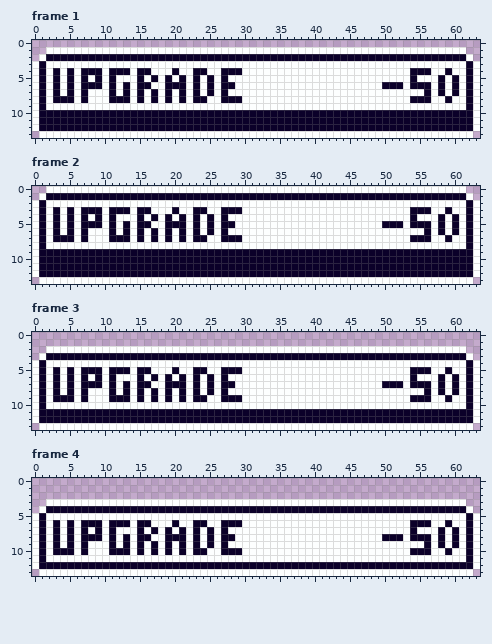
A pixel-art file gets an edit: assets/ui/buttons/upgrade_barracks/button-upgrade-medium.aseprite. The picture above was drawn from the file before the commit.
64x14 pixels, 5 frames. Shown: frame 1, frame 2, frame 3, frame 4. The commit also changed other frames, which this record leaves out.
The same view after the edit:
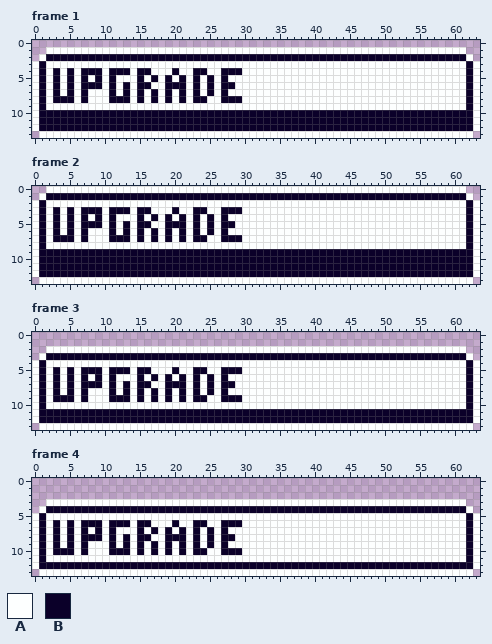
Palette (. is transparent): A #fdffff  B #0b0029
The exact change:
Frame 1, layer "Layer 2":
y 4: x 54..56 BBB -> AAA; x 59 B -> A
y 5: x 54 B -> A; x 58 B -> A; x 60 B -> A
y 6: x 50..52 BBB -> AAA; x 54..56 BBB -> AAA; x 58 B -> A; x 60 B -> A
y 7: x 56 B -> A; x 58 B -> A; x 60 B -> A
y 8: x 54..56 BBB -> AAA; x 59 B -> A
Frame 2, layer "Layer 2":
y 3: x 54..56 BBB -> AAA; x 59 B -> A
y 4: x 54 B -> A; x 58 B -> A; x 60 B -> A
y 5: x 50..52 BBB -> AAA; x 54..56 BBB -> AAA; x 58 B -> A; x 60 B -> A
y 6: x 56 B -> A; x 58 B -> A; x 60 B -> A
y 7: x 54..56 BBB -> AAA; x 59 B -> A
Frame 3, layer "Layer 2":
y 5: x 54..56 BBB -> AAA; x 59 B -> A
y 6: x 54 B -> A; x 58 B -> A; x 60 B -> A
y 7: x 50..52 BBB -> AAA; x 54..56 BBB -> AAA; x 58 B -> A; x 60 B -> A
y 8: x 56 B -> A; x 58 B -> A; x 60 B -> A
y 9: x 54..56 BBB -> AAA; x 59 B -> A
Frame 4, layer "Layer 2":
y 6: x 54..56 BBB -> AAA; x 59 B -> A
y 7: x 54 B -> A; x 58 B -> A; x 60 B -> A
y 8: x 50..52 BBB -> AAA; x 54..56 BBB -> AAA; x 58 B -> A; x 60 B -> A
y 9: x 56 B -> A; x 58 B -> A; x 60 B -> A
y 10: x 54..56 BBB -> AAA; x 59 B -> A
